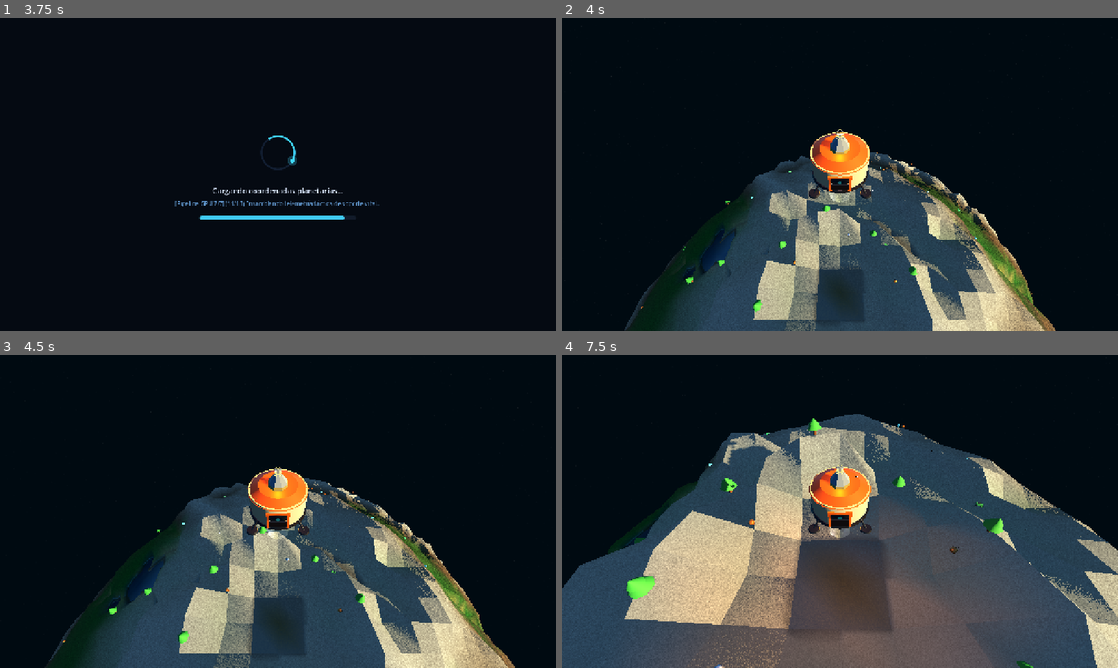
Above: before the commit, frames 1-4 (two rows, left to right).
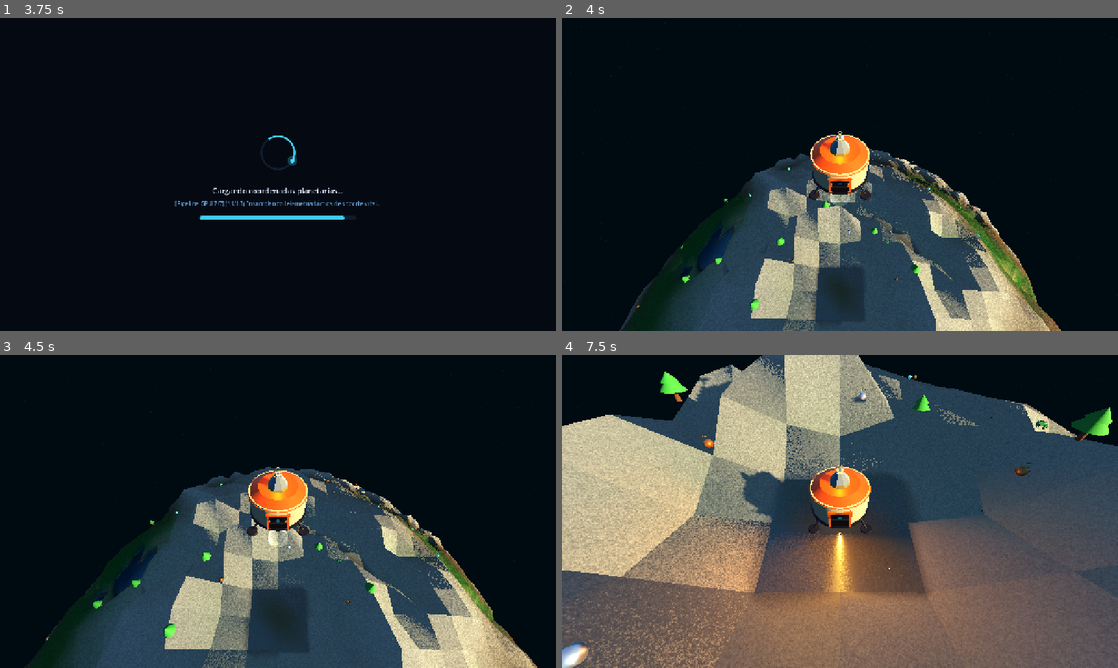
Above: after the commit, the same moments.

Repository: nicolasbuelvas/CIVITUS
Game: Godot game, scene res://scenes/screens/main_menu.tscn
The game is run twice, just before and just after one commit, with the same random seed, the same clock (stepped at 60 frames per second) and the same inputs. Sound files missing from this copy of the repository are replaced by a short silence.
Inputs (mouse positions are in pixels of both pictures, inside the frame that each line leads up to):
- Up to frame 1 (3.75 s): click "JUGAR" at 0.5 s; click "EXPLORAR NUEVO SISTEMA" at 1.25 s; click "EXPLORAR NUEVO SISTEMA" at 2 s; click "INICIAR EXPEDICIÓN" at 2.75 s; tap Enter at 3.5 s; move the mouse to (400, 158) at 3.52 s; hold D (move_right) from 3.53 s (still down); hold Left (rotate_cam_left) from 3.53 s (still down); click (400, 158) at 3.67 s
- Up to frame 2 (4 s): keep holding D (move_right); keep holding Left (rotate_cam_left)
- Up to frame 3 (4.5 s): release D (move_right) at 4.25 s; release Left (rotate_cam_left) at 4.25 s; drag from (166, 527) to (250, 574) at 4.27 s
- Up to frame 4 (7.5 s): move the mouse to (895, 442) at 5.02 s; hold D (move_right) 5.03-5.75 s; hold Shift (sprint) 5.03-5.75 s; drag from (812, 574) to (673, 464) at 5.77 s; move the mouse to (1006, 558) at 6.52 s; hold A (move_left) 6.53-7.25 s; hold F 6.53-7.25 s; drag from (673, 464) to (756, 433) at 7.27 s

Frame 1 is identical in both runs. In frame 2, 7.9% of the frame differs, in the area x 10-90%, y 35-100%; in frame 3, 17%; in frame 4, 78%, in the area x 0-100%, y 0-100%.

Commit message:
fix: smooth continuous landing descent without slowdowns and seamless first-person zoom transition

Diff:
--- a/scripts/entities/spaceship_3d.gd
+++ b/scripts/entities/spaceship_3d.gd
@@ -83,24 +83,16 @@
 	AudioManager.play("reentry", 0.80, 4.5)
 	AudioManager.play("thruster", 0.90, 4.0)
 
-	# Kerbal Space Program style multi-stage physics trajectory
-	var tw = create_tween().set_trans(Tween.TRANS_QUAD).set_ease(Tween.EASE_OUT)
-
-	# Stage 1: High altitude atmospheric entry & deceleration (88m -> 20m)
-	var mid_pos_1 = target_pos + up_dir * 20.0
-	tw.tween_property(self, "global_position", mid_pos_1, 4.8)
-
-	# Stage 2: Terminal low-altitude retro-burn (20m -> 1.8m) with flame wash reaching surface
-	var mid_pos_2 = target_pos + up_dir * 1.8
-	tw.tween_property(self, "global_position", mid_pos_2, 2.6)
+	# Smooth continuous atmospheric retro-burn descent without intermediate slowdowns
+	var tw = create_tween().set_trans(Tween.TRANS_CUBIC).set_ease(Tween.EASE_OUT)
+
+	# Continuous descent: high speed in upper atmosphere decelerating smoothly into touchdown
+	tw.tween_property(self, "global_position", target_pos, 5.4)
 	if flame_pivot:
-		# Flame plume elongates DOWNWARDS only, reaching towards ground
-		tw.parallel().tween_property(flame_pivot, "scale:y", 2.2, 2.6)
-
-	# Stage 3: Touchdown soft cushion (1.8m -> target_pos)
-	tw.tween_property(self, "global_position", target_pos, 0.8)
-
-	# Stage 4: Touchdown impact, leg suspension compression & firm parking freeze
+		# Flame plume expands steadily as ground approaches
+		tw.parallel().tween_property(flame_pivot, "scale:y", 2.2, 5.0)
+
+	# Touchdown impact, leg suspension compression & firm parking freeze
 	tw.tween_callback(func():
 		is_landing_intro_active = false
 		if flame_pivot:
@@ -111,8 +103,8 @@
 
 		# KSP landing leg suspension compression bounce
 		var tw_bounce = create_tween().set_trans(Tween.TRANS_SINE)
-		tw_bounce.tween_property(self, "global_position", target_pos - up_dir * 0.18, 0.12)
-		tw_bounce.tween_property(self, "global_position", target_pos, 0.22)
+		tw_bounce.tween_property(self, "global_position", target_pos - up_dir * 0.14, 0.10)
+		tw_bounce.tween_property(self, "global_position", target_pos, 0.18)
 		tw_bounce.tween_callback(func():
 			# Firmly frozen and parked on the ground
 			global_position = target_pos
--- a/scripts/world/spherical_planet.gd
+++ b/scripts/world/spherical_planet.gd
@@ -849,14 +849,16 @@
 			var tw_wait = create_tween()
 			tw_wait.tween_interval(3.0)
 			tw_wait.tween_callback(func():
-				# Load astronaut inside cabin
+				# Prepare and position astronaut inside cabin (keep invisible to prevent headless 3P frame during zoom)
+				var cur_exit = Vector3.FORWARD
+				if is_instance_valid(spaceship_instance):
+					cur_exit = spaceship_instance.global_transform.basis.z.normalized()
 				if is_instance_valid(player_instance):
-					player_instance.visible = true
-					var cur_exit = spaceship_instance.global_transform.basis.z.normalized()
+					player_instance.visible = false
 					player_instance.global_position = spaceship_instance.global_position + north_dir * 0.35 + cur_exit * 0.2
 					player_instance.is_action_locked = true
 					if player_instance.has_method("zoom_camera"):
-						player_instance.zoom_camera(-16.0) # Ensure 1st person mode
+						player_instance.zoom_camera(-16.0) # Pre-set 1st person mode
 
 				if not is_instance_valid(cam):
 					return
@@ -869,10 +871,15 @@
 				else:
 					target_zoom_pos = spaceship_instance.global_position + north_dir * 1.6
 
-				var tw_zoom = create_tween().set_trans(Tween.TRANS_CUBIC).set_ease(Tween.EASE_IN_OUT)
+				var tw_zoom = create_tween().set_trans(Tween.TRANS_CUBIC).set_ease(Tween.EASE_IN_OUT).set_parallel(true)
 				tw_zoom.tween_property(cam, "global_position", target_zoom_pos, 1.4)
-				tw_zoom.tween_callback(func():
+				# Align camera gaze forward towards cockpit hatch during zoom
+				var look_target = target_zoom_pos + cur_exit * 8.0
+				cam.look_at(look_target, north_dir)
+
+				tw_zoom.chain().tween_callback(func():
 					if is_instance_valid(player_instance):
+						player_instance.visible = true
 						if p_cam:
 							p_cam.current = true
 						player_instance.set_physics_process(true)
--- a/tests/test_landing_flow.gd
+++ b/tests/test_landing_flow.gd
@@ -48,9 +48,13 @@
 	print("[Test Landing Flow] At 2.6s of wait: HUD visible (still false): ", hud.visible if hud else "no hud")
 	assert(hud == null or hud.visible == false, "HUD must remain hidden throughout 3s wait!")
 
-	# 4. Wait for zoom-in completion (1.4s zoom + buffer)
+	# Mid-zoom snapshot (0.6s into the 1.4s zoom transition) - verify NO headless astronaut
+	await get_tree().create_timer(0.9).timeout
+	_save_viewport("screenshot_flow_2b_mid_zoom.png")
+
+	# 4. Wait for zoom-in completion (remaining 1.0s zoom + buffer)
 	print("[Test Landing Flow] Waiting for zoom in to first person...")
-	await get_tree().create_timer(2.0).timeout
+	await get_tree().create_timer(1.2).timeout
 
 	var player = planet.player_instance
 	print("[Test Landing Flow] Player action locked: ", player.is_action_locked if player else "no player")
